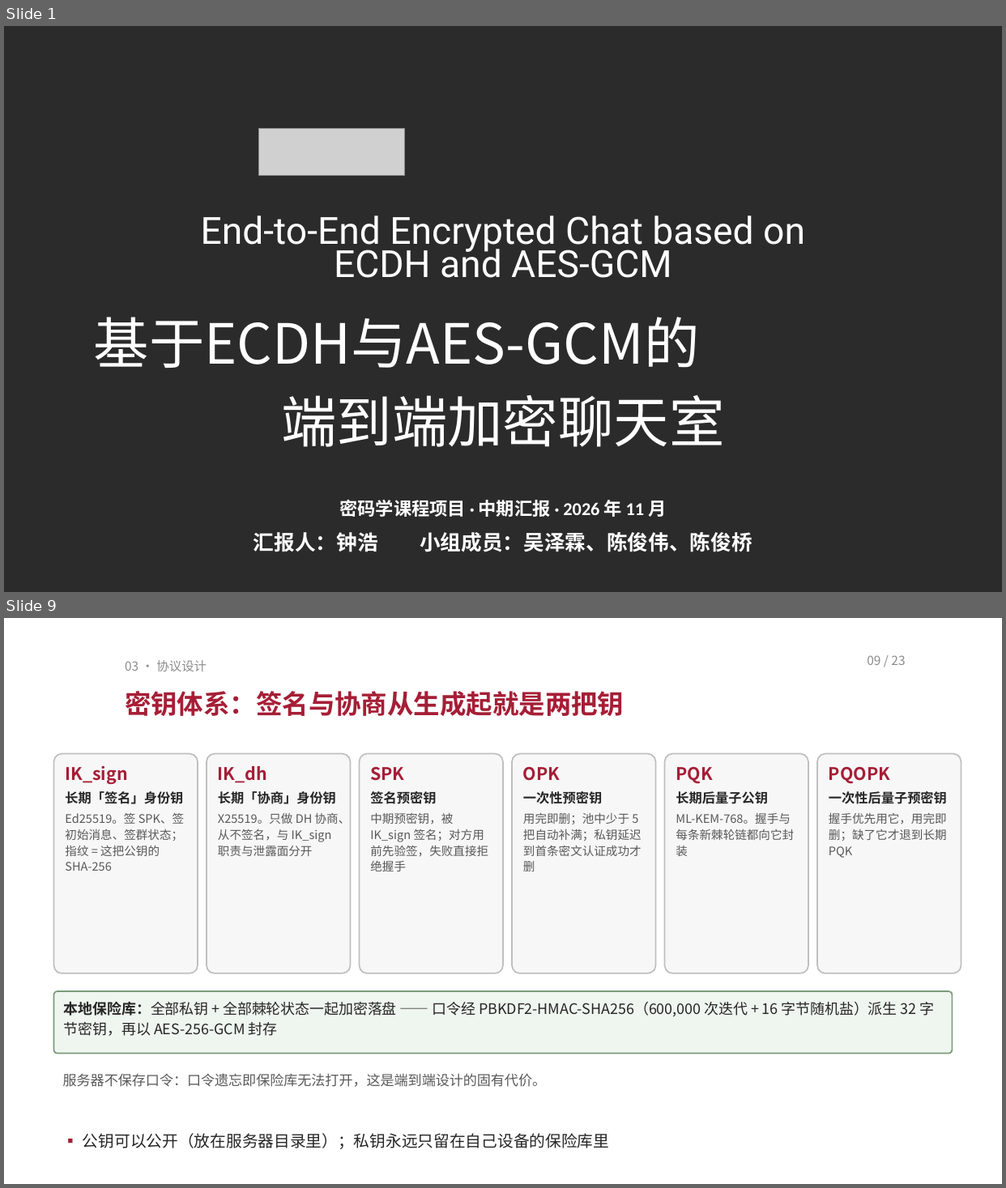
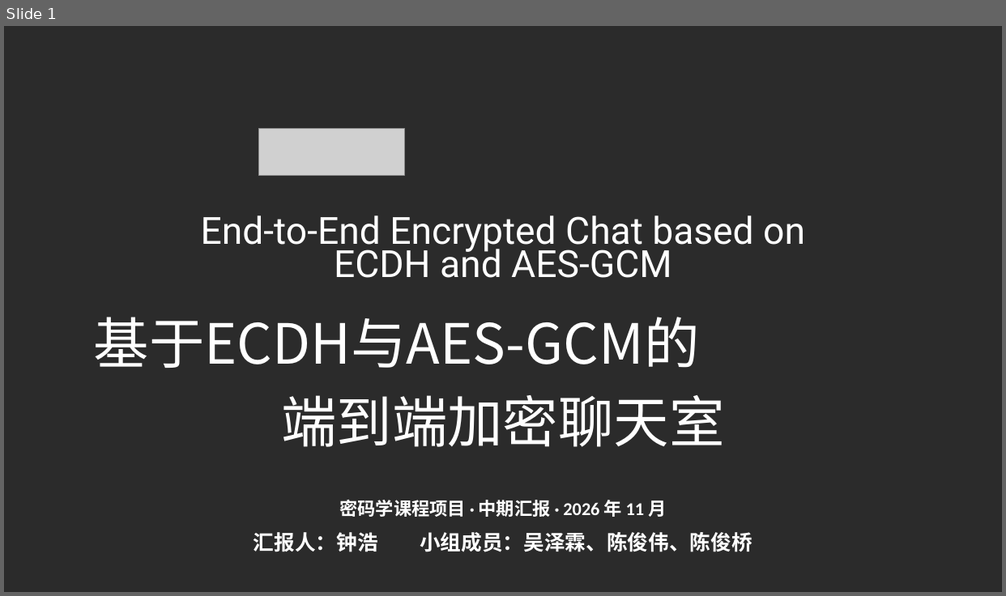
Before and after one commit to TomHaoZi/ECNUchat, a slide deck: 中期汇报/ECNUchat-中期汇报.pptx. Shown one above the other, each under a label of ours: slides 1 and 9 before the commit, slide 1 after it; the slides between them are not shown. The pictures are 1006x1188 and 1006x596 pixels, drawn with LibreOffice and Linux fonts; fonts in the diff are those of the drawing; grey boxes stand for pictures; background and template pictures are left out; a plain dark background stands for a picture behind light text. Boxes give left, top, right and bottom in pixels: in the first picture for what was removed or moved away, otherwise in the second. Text is boxed around its words. In the diff, an @@ line names an element or a change of style, - is before the commit and + after.

```diff
--- a/中期汇报/ECNUchat-中期汇报.pptx
+++ b/中期汇报/ECNUchat-中期汇报.pptx
@@ slide 9 removed at (4,618,1002,1184), background #FFFFFF @@
@@ text removed at (125,660,206,671) @@
-03 · 协议设计
@@ text removed at (867,655,905,665) @@
-09 / 23
@@ text removed at (125,691,624,716) @@
-密钥体系：签名与协商从生成起就是两把钥
@@ rounded rectangle removed at (54,754,198,974) @@
-IK_sign
-长期「签名」身份钥
-Ed25519。签 SPK、签初始消息、签群状态；指纹 = 这把公钥的 SHA-256
@@ rounded rectangle removed at (206,754,351,974) @@
-IK_dh
-长期「协商」身份钥
-X25519。只做 DH 协商、从不签名，与 IK_sign 职责与泄露面分开
@@ rounded rectangle removed at (360,754,503,974) @@
-SPK
-签名预密钥
-中期预密钥，被 IK_sign 签名；对方用前先验签，失败直接拒绝握手
@@ rounded rectangle removed at (512,754,655,974) @@
-OPK
-一次性预密钥
-用完即删；池中少于 5 把自动补满；私钥延迟到首条密文认证成功才删
@@ rounded rectangle removed at (665,754,808,974) @@
-PQK
-长期后量子公钥
-ML-KEM-768。握手与每条新棘轮链都向它封装
@@ rounded rectangle removed at (817,754,961,974) @@
-PQOPK
-一次性后量子预密钥
-握手优先用它，用完即删；缺了它才退到长期 PQK
@@ rounded rectangle removed at (54,991,952,1053) @@
-本地保险库：全部私钥 + 全部棘轮状态一起加密落盘 —— 口令经 PBKDF2-HMAC-SHA256（600,000 次迭代 + 16 字节随机盐）派生 32 字节密钥，再以 AES-256-GCM 封存
@@ text removed at (63,1073,547,1087) @@
-服务器不保存口令：口令遗忘即保险库无法打开，这是端到端设计的固有代价。
@@ text removed at (83,1133,609,1149) @@
-▪ 公钥可以公开（放在服务器目录里）；私钥永远只留在自己设备的保险库里
```
Also in this commit, not shown: 15 slides changed, 5 other slides removed, 3 other files.
